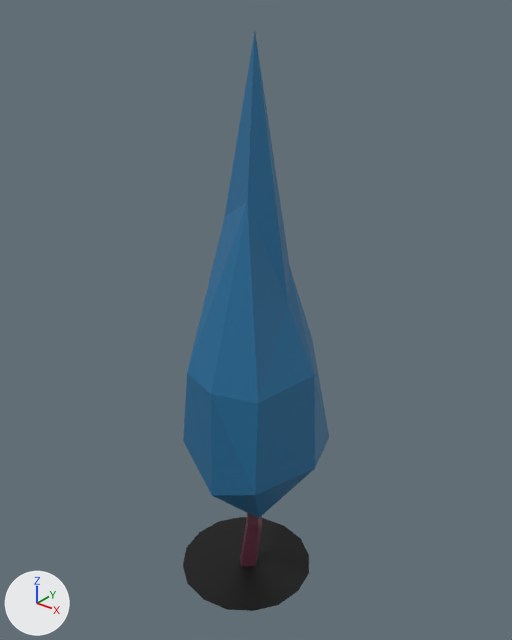
The FBX model Projekt Unity/TowerDefense/Assets/Modele/EpokaKamienia/FBX/Otoczenie/Drzewo3.fbx as it was, and as the next commit left it.
One viewpoint serves both versions: a 50 mm camera at (8.72, -10.5, 13.41) aimed at (0.02, 0.37, 6.67). The axes (+X, +Y, +Z) are drawn at lower left. The lights are the same throughout.
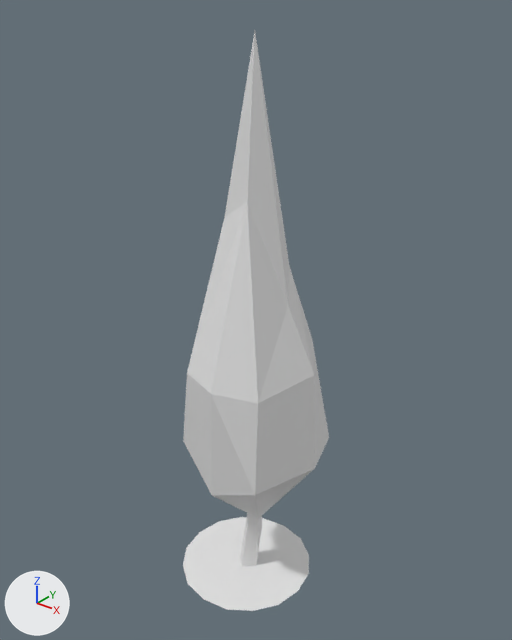
The newer file is also rescaled (x0.5), turned or shifted as a whole; pictures and numbers use the older file's frame.

Edits to the scene script, one JSON object a line:
```json
{"block": "me_plane_007", "where": "me_plane_007.from_pydata(...)  # 55 vertices, 66 faces; spans x -1.62..1.75, y -1.62..1.78, z -0.28..12.57"}
{"block": "me_plane_007", "where": "# used by ob_plane_003; location = (0.0, 0.0, 0.0)"}
{"block": "me_plane_007", "change": "me_plane_007 part 1: all 4 faces that had it switch from mat_cien (black #000000) to no material"}
{"block": "me_plane_007", "change": "me_plane_007 part 2: all 18 faces that had it switch from mat_trzon2 (brown #5f2b3c) to no material"}
{"block": "me_plane_007", "change": "me_plane_007 part 3: all 44 faces that had it switch from mat_liscie2 (blue #206d9a) to no material"}
```

What differs and where, as boxes [x1, y1, x2, y2] in the pictures (512 x 640 px):
```json
{"part": 1, "of": "me_plane_007", "change": "recoloured", "before": [183, 517, 309, 611], "after": [183, 517, 309, 611], "on screen": "black to white"}
{"part": 2, "of": "me_plane_007", "change": "recoloured", "before": [240, 513, 262, 566], "after": [240, 513, 262, 566], "on screen": "brown to grey"}
{"part": 3, "of": "me_plane_007", "change": "recoloured", "before": [183, 31, 329, 518], "after": [183, 31, 329, 518], "on screen": "blue to grey"}
```
